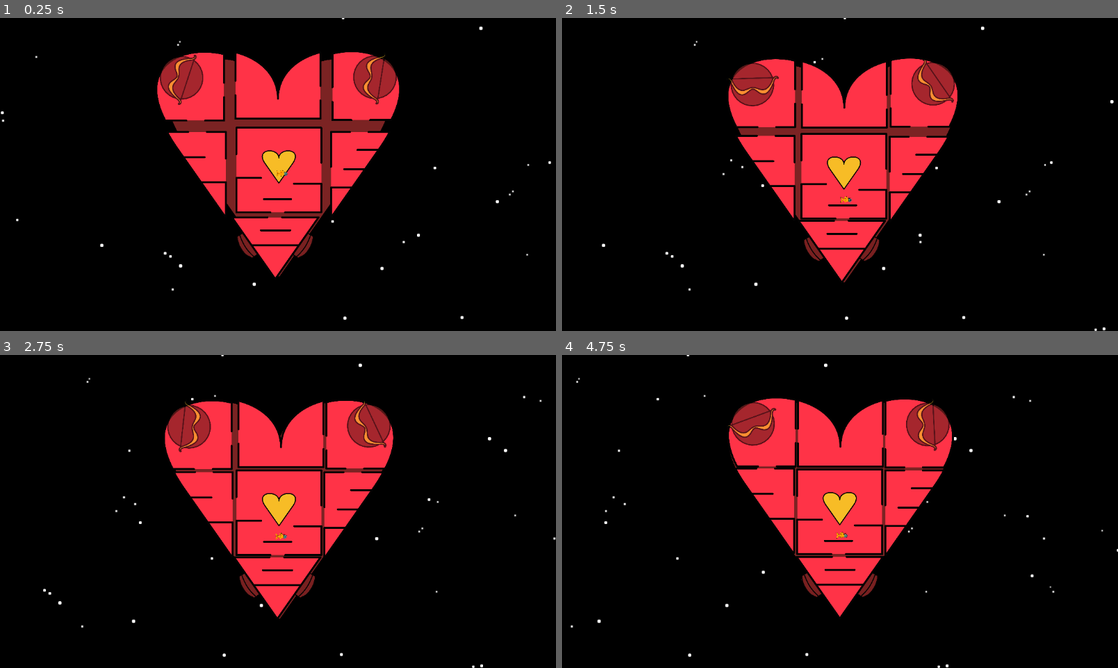
Above: before the commit, frames 1-4 (two rows, left to right).
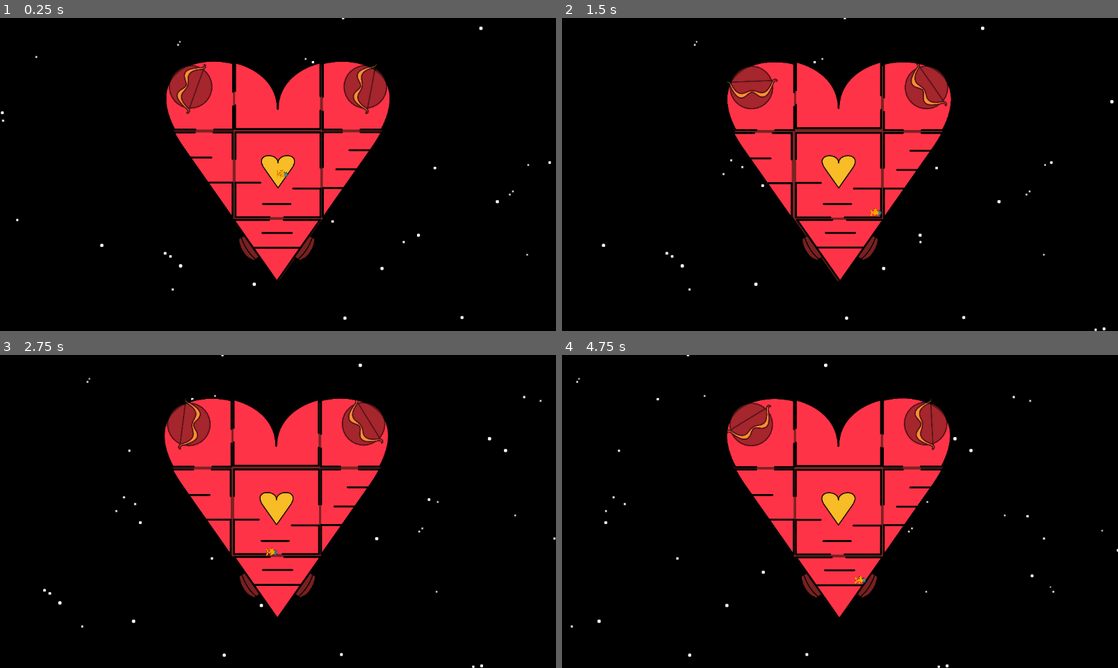
Above: after the commit, the same moments.

Repository: BreannaBre/GodotProject
Game: Godot game, scene res://scenes/main.tscn
Two runs of this game, one before a commit and one after it. Both use one fixed random seed, a clock stepped at 60 frames per second and the inputs below.
Inputs (mouse positions are in pixels of both pictures, inside the frame that each line leads up to):
- Up to frame 1 (0.25 s): no input
- Up to frame 2 (1.5 s): move the mouse to (962, 158) at 0.52 s; hold Right (Player1Right, bound only after the commit) 0.53-1.25 s; click (962, 158) at 0.67 s; tap Up (Player1Jump, bound only after the commit) at 0.77 s; drag from (728, 190) to (812, 237) at 1.27 s
- Up to frame 3 (2.75 s): move the mouse to (333, 442) at 2.02 s; hold Left (Player1Left, bound only after the commit) from 2.03 s (still down); click (333, 442) at 2.17 s
- Up to frame 4 (4.75 s): release Left (Player1Left, bound only after the commit) at 2.75 s; drag from (812, 574) to (673, 464) at 2.77 s; move the mouse to (1006, 558) at 3.52 s; hold Right (Player1Right, bound only after the commit) 3.53-4.25 s; click (1006, 558) at 3.67 s; tap Up (Player1Jump, bound only after the commit) at 3.77 s; drag from (673, 464) to (756, 433) at 4.27 s

The runs differ from the first frame. In frame 1, 8.8% of the frame differs, in the area x 28-72%, y 10-84%; in frame 2, 6.4%; in frame 3, 4.7%; in frame 4, 3.4%.

Commit message:
rooms pop off !?

Diff:
--- a/project.godot
+++ b/project.godot
@@ -32,17 +32,17 @@
 
 Player1Left={
 "deadzone": 0.5,
-"events": [Object(InputEventKey,"resource_local_to_scene":fa …(140 unchanged characters)… d":false,"keycode":0,"physical_keycode":65,"key_label":0,"unicode":97,"location":0,"echo":false,"script":null)
+"events": [Object(InputEventKey,"resource_local_to_scene":fa …(140 unchanged characters)… d":false,"keycode":0,"physical_keycode":4194319,"key_label":0,"unicode":0,"location":0,"echo":false,"script":null)
 ]
 }
 Player1Right={
 "deadzone": 0.5,
-"events": [Object(InputEventKey,"resource_local_to_scene":fa …(140 unchanged characters)… d":false,"keycode":0,"physical_keycode":68,"key_label":0,"unicode":100,"location":0,"echo":false,"script":null)
+"events": [Object(InputEventKey,"resource_local_to_scene":fa …(140 unchanged characters)… d":false,"keycode":0,"physical_keycode":4194321,"key_label":0,"unicode":0,"location":0,"echo":false,"script":null)
 ]
 }
 Player1Jump={
 "deadzone": 0.5,
-"events": [Object(InputEventKey,"resource_local_to_scene":fa …(140 unchanged characters)… d":false,"keycode":0,"physical_keycode":32,"key_label":0,"unicode":32,"location":0,"echo":false,"script":null)
+"events": [Object(InputEventKey,"resource_local_to_scene":fa …(140 unchanged characters)… d":false,"keycode":0,"physical_keycode":4194320,"key_label":0,"unicode":0,"location":0,"echo":false,"script":null)
 ]
 }
 
@@ -56,7 +56,7 @@
 
 [physics]
 
-2d/default_gravity=400.0
+2d/default_gravity=80.0
 
 [rendering]
 
--- a/scenes/core.tscn
+++ b/scenes/core.tscn
@@ -38,9 +38,16 @@
 one_way_collision = true
 
 [node name="TopWall" type="CollisionPolygon2D" parent="Body"]
-polygon = PackedVector2Array(-90, -33, -90, -90, 90, -90, 90, -15, 86, -15, 86, -86, -86, -86, -86, -33)
+polygon = PackedVector2Array(-90, -33, -90, -89, 0, -91, 90, -89, 90, -15, 86, -15, 86, -85, -86, -85, -86, -33)
 
 [node name="HeartShipBg" type="Sprite2D" parent="Body"]
 position = Vector2(0, -4.835)
 scale = Vector2(0.247, 0.247)
 texture = ExtResource("4_3jbhk")
+
+[node name="Area2D" type="Area2D" parent="Body"]
+collision_layer = 8
+collision_mask = 0
+
+[node name="CollisionPolygon2D" type="CollisionPolygon2D" parent="Body/Area2D"]
+polygon = PackedVector2Array(-90, -90, 90, -90, 90, 90, -90, 90)
--- a/scenes/gunnery_left.tscn
+++ b/scenes/gunnery_left.tscn
@@ -14,10 +14,10 @@
 linear_damp = 10.0
 
 [node name="BottomRightWall" type="CollisionPolygon2D" parent="Body"]
-polygon = PackedVector2Array(90, 40, 86, 40, 86, 86, 49, 86, 49, 90, 90, 90)
+polygon = PackedVector2Array(90, 40, 86, 40, 86, 86, 49, 86, 49, 90.228, 90, 90)
 
 [node name="TopLeftWall" type="CollisionPolygon2D" parent="Body"]
-polygon = PackedVector2Array(90, 10, 86, 10, 86, -47, 60, -51, 33, -51, 10, -47, -7, -40, -25, -29, -39, -14, -47, 6, -49, 27, -45, 54, -31, 86, 10, 86, 10, 90, -36, 90, -51, 56, -55, 27, -52, 2, -43, -18, -29, -34, -10, -45, 10, -52, 34, -57, 64, -56, 90, -52)
+polygon = PackedVector2Array(90, 10, 86, 10, 86, -47, 60, -51, 33, -51, 10, -47, -7, -40, -25, -29, -39, -14, -47, 6, -49, 27, -45, 54, -31, 86, 10, 86, 10, 90.444, -36, 90.7, -51, 56, -55, 27, -52, 2, -43, -18, -29, -34, -10, -45, 10, -52, 34, -57, 64, -56, 90, -52)
 
 [node name="Base" type="Sprite2D" parent="Body"]
 z_index = 2
@@ -33,3 +33,10 @@
 z_as_relative = false
 scale = Vector2(0.304, 0.304)
 texture = ExtResource("4_0jxdt")
+
+[node name="Area2D" type="Area2D" parent="Body"]
+collision_layer = 8
+collision_mask = 0
+
+[node name="CollisionPolygon2D" type="CollisionPolygon2D" parent="Body/Area2D"]
+polygon = PackedVector2Array(90, -52, 64, -56, 34, -57, 10, -52, -10, -45, -29, -34, -43, -18, -52, 2, -55, 27, -51, 56, -36, 90, 90, 90)
--- a/scenes/gunnery_right.tscn
+++ b/scenes/gunnery_right.tscn
@@ -14,10 +14,10 @@
 linear_damp = 10.0
 
 [node name="InnerWall" type="CollisionPolygon2D" parent="Body"]
-polygon = PackedVector2Array(-90, 51, -86, 51, -86, 86, -49, 86, -49, 90, -90, 90)
+polygon = PackedVector2Array(-90, 51, -86, 51, -86, 86, -49, 86, -49, 90.228, -90, 90)
 
 [node name="OuterWall" type="CollisionPolygon2D" parent="Body"]
-polygon = PackedVector2Array(-90, 20, -86, 20, -86, -47, -60, -51, -33, -51, -10, -47, 7, -40, 25, -29, 39, -14, 47, 6, 49, 27, 45, 54, 31, 86, -10, 86, -10, 90, 36, 90, 51, 56, 55, 27, 52, 2, 43, -18, 29, -34, 10, -45, -10, -52, -34, -57, -64, -56, -90, -52)
+polygon = PackedVector2Array(-90, 20, -86, 20, -86, -47, -60, -51, -33, -51, -10, -47, 7, -40, 25, -29, 39, -14, 47, 6, 49, 27, 45, 54, 31, 86, -10, 86, -10, 90.444, 36, 90.7, 51, 56, 55, 27, 52, 2, 43, -18, 29, -34, 10, -45, -10, -52, -34, -57, -64, -56, -90, -52)
 
 [node name="Base" type="Sprite2D" parent="Body"]
 z_index = 2
@@ -33,3 +33,10 @@
 z_as_relative = false
 scale = Vector2(0.304, 0.304)
 texture = ExtResource("4_qxaln")
+
+[node name="Area2D" type="Area2D" parent="Body"]
+collision_layer = 8
+collision_mask = 0
+
+[node name="CollisionPolygon2D" type="CollisionPolygon2D" parent="Body/Area2D"]
+polygon = PackedVector2Array(-90, -52, -64, -56, -34, -57, -10, -52, 10, -45, 29, -34, 43, -18, 52, 2, 55, 27, 51, 56, 36, 90, -90, 90)
--- a/scenes/keyboard_player.tscn
+++ b/scenes/keyboard_player.tscn
@@ -15,7 +15,8 @@
 script = ExtResource("1_vrr3s")
 
 [node name="Fishcat" type="Sprite2D" parent="."]
-scale = Vector2(0.04, 0.04)
+position = Vector2(0, 1)
+scale = Vector2(0.04, 0.05)
 texture = ExtResource("3_bkodw")
 
 [node name="PlayerCollision" type="CollisionShape2D" parent="."]
--- a/scenes/main.tscn
+++ b/scenes/main.tscn
@@ -1,8 +1,11 @@
-[gd_scene load_steps=4 format=3 uid="uid://dp4bxbuy3jetc"]
+[gd_scene load_steps=5 format=3 uid="uid://dp4bxbuy3jetc"]
 
 [ext_resource type="PackedScene" uid="uid://ba73xxekccsg" path="res://scenes/keyboard_player.tscn" id="1_m6610"]
 [ext_resource type="Script" path="res://src/main.gd" id="1_rjrnr"]
 [ext_resource type="PackedScene" uid="uid://rj3h28pvb2lv" path="res://scenes/background.tscn" id="2_o17ss"]
+
+[sub_resource type="RectangleShape2D" id="RectangleShape2D_wefyx"]
+size = Vector2(1, 1)
 
 [node name="Main" type="Node2D"]
 script = ExtResource("1_rjrnr")
@@ -11,3 +14,11 @@
 position = Vector2(584.12, 299.025)
 
 [node name="Node2DRenderSceneBuffersConfiguration" parent="." instance=ExtResource("2_o17ss")]
+
+[node name="MouseBody" type="StaticBody2D" parent="."]
+unique_name_in_owner = true
+collision_layer = 0
+collision_mask = 0
+
+[node name="CollisionShape2D" type="CollisionShape2D" parent="MouseBody"]
+shape = SubResource("RectangleShape2D_wefyx")
--- a/scenes/pentagon.tscn
+++ b/scenes/pentagon.tscn
@@ -13,7 +13,7 @@
 linear_damp = 10.0
 
 [node name="BottomWall" type="CollisionPolygon2D" parent="Body"]
-polygon = PackedVector2Array(90, 51, 86, 51, 86, 86, -86, 86, -86, 40, -90, 40, -90, 90, 90, 90)
+polygon = PackedVector2Array(90, 51, 86, 51, 86, 86, -86, 86, -86, 40, -90, 40, -90, 90, 0, 92, 90, 90)
 
 [node name="Base" type="Sprite2D" parent="Body"]
 z_index = 2
@@ -24,3 +24,10 @@
 
 [node name="TopWall" type="CollisionPolygon2D" parent="Body"]
 polygon = PackedVector2Array(-90, 9, -90, -52, -76, -49, -63, -44, -49, -37, -37, -29, -26, -20, -16, -9, -8, 3, 8, 3,  …(261 unchanged characters)…
+
+[node name="Area2D" type="Area2D" parent="Body"]
+collision_layer = 8
+collision_mask = 0
+
+[node name="CollisionPolygon2D" type="CollisionPolygon2D" parent="Body/Area2D"]
+polygon = PackedVector2Array(-76, -49, -63, -44, -49, -37, -37, -29, -26, -20, -16, -9, -8, 3, 8, 3, 16, -9, 26, -20, 37, -29, 49, -37, 63, -44, 76, -49, 90, -52, 90, 90, -90, 90, -90, -52)
--- a/scenes/shield_left.tscn
+++ b/scenes/shield_left.tscn
@@ -20,11 +20,18 @@
 texture = ExtResource("3_20nsi")
 
 [node name="OuterWall" type="CollisionPolygon2D" parent="Body"]
-polygon = PackedVector2Array(90, 15, 90, 90, 85, 90, -11, -47, -26, -69, -35, -85, -35, -90, 9, -90, 9, -86, -30, -86, -21, -70, -7, -49, 38, 15)
+polygon = PackedVector2Array(90, 15, 90, 90, 85, 90, -11, -47, -26, -69, -35, -85, -35, -90.3, 9, -90.55, 9, -86, -30, -86, -21, -70, -7, -49, 38, 15)
 
 [node name="InnerWall" type="CollisionPolygon2D" parent="Body"]
-polygon = PackedVector2Array(49, -86, 86, -86, 86, -33, 90, -33, 90, -90, 49, -90)
+polygon = PackedVector2Array(49, -86, 86, -86, 86, -33, 90, -33, 90, -91, 49, -90.772)
 
 [node name="Platform" type="CollisionPolygon2D" parent="Body"]
 polygon = PackedVector2Array(-1, -37, 45, -37, 45, -33, 2, -33)
 one_way_collision = true
+
+[node name="Area2D" type="Area2D" parent="Body"]
+collision_layer = 8
+collision_mask = 0
+
+[node name="CollisionPolygon2D" type="CollisionPolygon2D" parent="Body/Area2D"]
+polygon = PackedVector2Array(-40, -90, 90, -90, 90, 90, 84, 90)
--- a/scenes/shield_right.tscn
+++ b/scenes/shield_right.tscn
@@ -21,10 +21,10 @@
 offset = Vector2(-219, 0)
 
 [node name="OuterWall" type="CollisionPolygon2D" parent="Body"]
-polygon = PackedVector2Array(-90, 27, -90, 90, -85, 90, 11, -47, 26, -69, 35, -85, 35, -90, -10, -90, -10, -86, 30, -86, 21, -70, 7, -49, -46, 27)
+polygon = PackedVector2Array(-90, 27, -90, 90, -85, 90, 11, -47, 26, -69, 35, -85, 35, -90.306, -10, -90.556, -10, -86, 30, -86, 21, -70, 7, -49, -46, 27)
 
 [node name="InnerWall" type="CollisionPolygon2D" parent="Body"]
-polygon = PackedVector2Array(-49, -86, -86, -86, -86, -16, -90, -16, -90, -90, -49, -90)
+polygon = PackedVector2Array(-49, -86, -86, -86, -86, -16, -90, -16, -90, -91, -49, -90.772)
 
 [node name="BottomPlatform" type="CollisionPolygon2D" parent="Body"]
 polygon = PackedVector2Array(-61, -13, -16, -13, -19, -9, -61, -9)
@@ -33,3 +33,10 @@
 [node name="TopPlatform" type="CollisionPolygon2D" parent="Body"]
 polygon = PackedVector2Array(-35, -48, -35, -52, 12, -52, 9, -48)
 one_way_collision = true
+
+[node name="Area2D" type="Area2D" parent="Body"]
+collision_layer = 8
+collision_mask = 0
+
+[node name="CollisionPolygon2D" type="CollisionPolygon2D" parent="Body/Area2D"]
+polygon = PackedVector2Array(40, -90, -90, -90, -90, 90, -84, 90)
--- a/scenes/thruster.tscn
+++ b/scenes/thruster.tscn
@@ -25,3 +25,10 @@
 [node name="Platform" type="CollisionPolygon2D" parent="Body"]
 polygon = PackedVector2Array(-31, -59, -31, -63, 32, -63, 32, -59)
 one_way_collision = true
+
+[node name="Area2D" type="Area2D" parent="Body"]
+collision_layer = 8
+collision_mask = 0
+
+[node name="CollisionPolygon2D" type="CollisionPolygon2D" parent="Body/Area2D"]
+polygon = PackedVector2Array(-37, -9, -48, -2, -81, -49, -70, -56, -90, -85, -90, -90, 90, -90, 90, -84, 70, -56, 82, -49, 50, -2, 38, -10, 0, 43)
--- a/src/core.gd
+++ b/src/core.gd
@@ -10,4 +10,3 @@
 func _physics_process(_delta: float) -> void:
 	if sleep:
 		return
-	shake()
--- a/src/keyboard_player.gd
+++ b/src/keyboard_player.gd
@@ -8,7 +8,7 @@
 func _physics_process(delta: float) -> void:
 	# Add the gravity.
 	if not is_on_floor():
-		velocity += get_gravity() * delta * 2
+		velocity += get_gravity() * delta * 10
 
 	# Handle jump.
 	if Input.is_action_pressed("Player1Jump") and is_on_floor():
--- a/src/main.gd
+++ b/src/main.gd
@@ -1,8 +1,4 @@
 extends Node2D
-
-# I have no idea why this number is what it is...
-const TUBE_LENGTH: float = 380
-var tubes: Array[RID] = []
 
 const GUNNERY_LEFT_SCENE := preload("res://scenes/gunnery_left.tscn")
 const GUNNERY_RIGHT_SCENE := preload("res://scenes/gunnery_right.tscn")
@@ -14,47 +10,84 @@
 var rooms: Array[Room] = []
 var core_coords: Vector2
 
+var mouse_joint := PhysicsServer2D.joint_create()
+var mouse_body: StaticBody2D
+var mouse_dragging := false
+var mouse_params := PhysicsPointQueryParameters2D.new()
+
 const ANGRY_FACE_SCENE := preload("res://scenes/angry_face.tscn")
 var enemies: Array[Enemy] = []
 
-# Called when the node enters the scene tree for the first time.
 func _ready() -> void:
 	core_coords = get_viewport_rect().size / 2
+	var body_unsafe := get_node("%MouseBody")
+	assert(body_unsafe is StaticBody2D, "Somebody's been mucking with the mouse nodes")
+	mouse_body = body_unsafe as StaticBody2D
+	# we only want to collide with the room areas
+	mouse_params.collide_with_areas = true
+	mouse_params.collide_with_bodies = false
+	mouse_params.collision_mask = 0b1000
 
 	var mid := add_room(CORE_SCENE, core_coords)
-	var left := add_room(SHIELD_LEFT_SCENE, core_coords + Vector2(-200,0))
-	var top_left := add_room(GUNNERY_LEFT_SCENE, core_coords + Vector2(-200,-200))
-	var top := add_room(PENTAGON_SCENE, core_coords + Vector2(0,-200))
-	var top_right := add_room(GUNNERY_RIGHT_SCENE, core_coords + Vector2(200,-200))
-	var right := add_room(SHIELD_RIGHT_SCENE, core_coords + Vector2(200,0))
-	var bottom := add_room(THRUSTER_SCENE, core_coords + Vector2(0,200))
-	bottom.set_target(core_coords + Vector2(0,180))
+	var left := add_room(SHIELD_LEFT_SCENE, core_coords + Vector2(-181,0))
+	var top_left := add_room(GUNNERY_LEFT_SCENE, core_coords + Vector2(-181,-181))
+	var top := add_room(PENTAGON_SCENE, core_coords + Vector2(0,-181))
+	var top_right := add_room(GUNNERY_RIGHT_SCENE, core_coords + Vector2(181,-181))
+	var right := add_room(SHIELD_RIGHT_SCENE, core_coords + Vector2(181,0))
+	var bottom := add_room(THRUSTER_SCENE, core_coords + Vector2(0,181))
+	bottom.set_target(core_coords + Vector2(0,181))
 
-	add_tube(mid, left, Vector2(-TUBE_LENGTH,0), Vector2())
-	add_tube(mid, right, Vector2(TUBE_LENGTH,0), Vector2())
-	add_tube(mid, top, Vector2(0,-TUBE_LENGTH), Vector2())
-	add_tube(mid, bottom, Vector2(0,TUBE_LENGTH), Vector2())
-	add_tube(mid, top_left, Vector2(-TUBE_LENGTH,-TUBE_LENGTH), Vector2())
-	add_tube(mid, top_right, Vector2(TUBE_LENGTH,-TUBE_LENGTH), Vector2())
-
-	for room: Room in rooms:
-		room.set_sleep(false)
+	left.pop_on(mid.body)
+	top_left.pop_on(mid.body)
+	top.pop_on(mid.body)
+	top_right.pop_on(mid.body)
+	right.pop_on(mid.body)
+	bottom.pop_on(mid.body)
 
 	#var new_enemy := add_enemy(ANGRY_FACE_SCENE, Vector2(0, 400))
 	#new_enemy.set_target(core_coords)
 	#new_enemy.set_sleep(false)
 
 func _physics_process(_delta: float) -> void:
-	pass
+	for room in rooms:
+		if room.breakaway > 70:
+			room.pop_off()
+			var new_vel := room.body.global_position - core_coords
+			new_vel = new_vel.normalized() * 150
+			new_vel += Vector2(0, -30)
+			room.body.linear_velocity = new_vel
 
 func _input(event: InputEvent) -> void:
 	if event is InputEventMouseButton:
 		var click_event := event as InputEventMouseButton
-		for room in rooms:
-			if not room is Thruster:
-				room.fire(click_event.position)
+		if click_event.button_index == MOUSE_BUTTON_LEFT:
+			if click_event.pressed == true:
+				for room in rooms:
+					if not room is Thruster:
+						room.fire(click_event.position)
+		elif click_event.button_index == MOUSE_BUTTON_RIGHT:
+			if click_event.pressed == true and mouse_dragging == false:
+				# TODO: Does this have to be gotten every time?
+				var space := get_world_2d().direct_space_state
+				mouse_params.position = click_event.position
+				mouse_body.position = click_event.position
+				for result in space.intersect_point(mouse_params, 1):
+					# I know it's "unsafe", but I think it's pretty safe.
+					# Plus I don't want to look up how to make it safe.
+					var collider := result["collider"] as Area2D
+					var unsafe_body := collider.get_parent()
+					assert(unsafe_body is RigidBody2D, "Something is up with the room colliders. See style_guide.txt")
+					var body := unsafe_body as RigidBody2D
+					PhysicsServer2D.joint_make_damped_spring(mouse_joint, mouse_body.global_position, mouse_body.global_position, mouse_body, body)
+					PhysicsServer2D.damped_spring_joint_set_param(mouse_joint, PhysicsServer2D.DAMPED_SPRING_REST_LENGTH, 0)
+					PhysicsServer2D.damped_spring_joint_set_param(mouse_joint, PhysicsServer2D.DAMPED_SPRING_STIFFNESS, 30)
+					mouse_dragging = true
+			elif click_event.pressed == false and mouse_dragging == true:
+				PhysicsServer2D.joint_clear(mouse_joint)
+				mouse_dragging = false
 	elif event is InputEventMouseMotion:
 		var motion_event := event as InputEventMouseMotion
+		mouse_body.position = motion_event.position
 		for room in rooms:
 			if not room is Thruster:
 				room.set_target(motion_event.position)
@@ -76,11 +109,3 @@
 	new_enemy.set_pos(coords)
 	enemies.append(new_enemy)
 	return new_enemy
-
-func add_tube(A: Room, B: Room, A_offset: Vector2 = Vector2(), B_offset: Vector2 = Vector2()) -> RID:
-	var joint := PhysicsServer2D.joint_create()
-	PhysicsServer2D.joint_make_damped_spring(joint, A.body.global_position + A_offset, B.body.global_position + B_offset, A.body, B.body)
-	PhysicsServer2D.damped_spring_joint_set_param(joint, PhysicsServer2D.DAMPED_SPRING_REST_LENGTH, 0)
-	PhysicsServer2D.damped_spring_joint_set_param(joint, PhysicsServer2D.DAMPED_SPRING_STIFFNESS, 10)
-	tubes.append(joint)
-	return joint
--- a/src/room.gd
+++ b/src/room.gd
@@ -6,6 +6,16 @@
 var body: RigidBody2D
 var next_shake: int = 0
 var breakaway: int = 0
+var tube: RID
+
+# This sets up defaults for the RigidBody2D, so make sure body has been
+# properly assigned!
+func defaults() -> void:
+	body.lock_rotation = true
+	body.linear_damp = 1
+	body.collision_layer = 0b1000
+	body.collision_mask  = 0b1100
+	tube = PhysicsServer2D.joint_create()
 
 func set_target(new_target: Vector2) -> void:
 	target = new_target
@@ -20,24 +30,25 @@
 func set_pos(new_pos: Vector2) -> void:
 	body.transform.origin = new_pos
 
-func reset_breakaway() -> void:
+func pop_off() -> void:
 	breakaway = 0
+	set_sleep(true)
+	PhysicsServer2D.joint_clear(tube)
+
+func pop_on(host: RigidBody2D) -> void:
+	set_sleep(false)
+	# I'm still not entirely sure how this stuff works ;-;
+	PhysicsServer2D.joint_make_damped_spring(tube, body.global_position, host.global_position, host, body)
+	PhysicsServer2D.damped_spring_joint_set_param(tube, PhysicsServer2D.DAMPED_SPRING_REST_LENGTH, 0)
+	PhysicsServer2D.damped_spring_joint_set_param(tube, PhysicsServer2D.DAMPED_SPRING_STIFFNESS, 10)
 
 func fire(_new_target: Vector2) -> void:
 	pass
 
-# This sets up defaults for the RigidBody2D, so make sure body has been
-# properly assigned!
-func defaults() -> void:
-	body.lock_rotation = true
-	body.linear_damp = 1
-	body.collision_layer = 0b1000
-	body.collision_mask  = 0b1110
-
 func shake() -> void:
 	var cur := Time.get_ticks_msec()
 	if cur > next_shake:
-		next_shake = cur + randi_range(300, 1000)
+		next_shake = cur + randi_range(10000/(breakaway+1), 50000/(breakaway+1))
 		breakaway += 1
 		var impulse := Vector2(randf_range(-breakaway, breakaway), randf_range(-breakaway, breakaway))
 		body.apply_impulse(impulse)
Binary file removed: assets/gunnery_base.png
Not shown, removed: assets/gunnery_base.png.import
Binary file removed: assets/gunnery_foreground.png
Not shown, removed: assets/gunnery_foreground.png.import
Binary file removed: assets/kernel_base.png
Not shown, removed: assets/kernel_base.png.import
Not shown, changed: style_guide.txt
